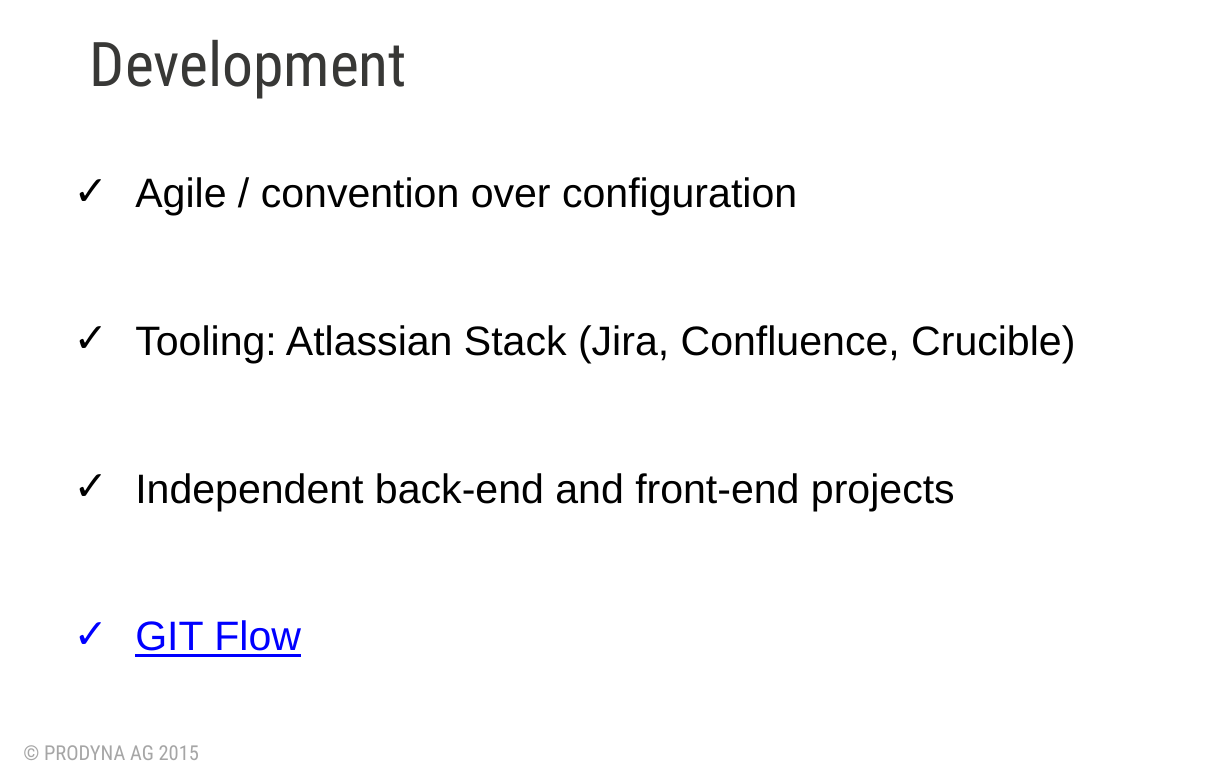
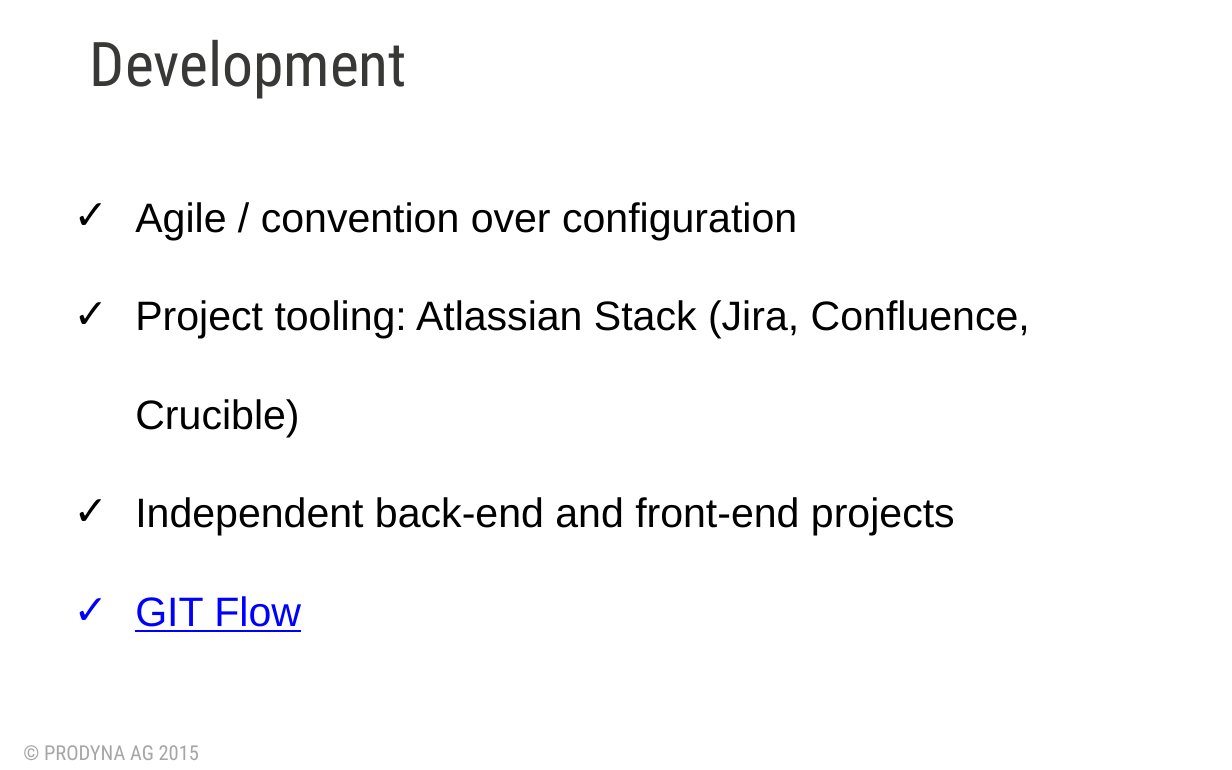
Before and after one commit to BGligorijevic/pac-slides, a slide deck: slide 9 of PAC-final-presentation.pptx (slide 8 before the commit). Drawn at 1232x770 pixels with LibreOffice and Linux fonts; fonts in the diff are those of the drawing; background and template pictures are left out. Boxes give left, top, right and bottom in pixels: in the first picture for what was removed or moved away, otherwise in the second. Text is boxed around its words. In the diff, an @@ line names an element or a change of style, - is before the commit and + after.

```diff
--- a/PAC-final-presentation.pptx
+++ b/PAC-final-presentation.pptx
@@ text at [135, 202, 955, 632]: line spacing 1.5 to 2 @@
@@ text at [135, 300, 1030, 437]: text changed @@
-✓ Tooling: Atlassian Stack (Jira, Confluence, Crucible)
+✓ Project tooling: Atlassian Stack (Jira, Confluence, Crucible)
```
Also in this commit, not shown: 8 other slides changed, 2 slides added, 1 slide removed.
